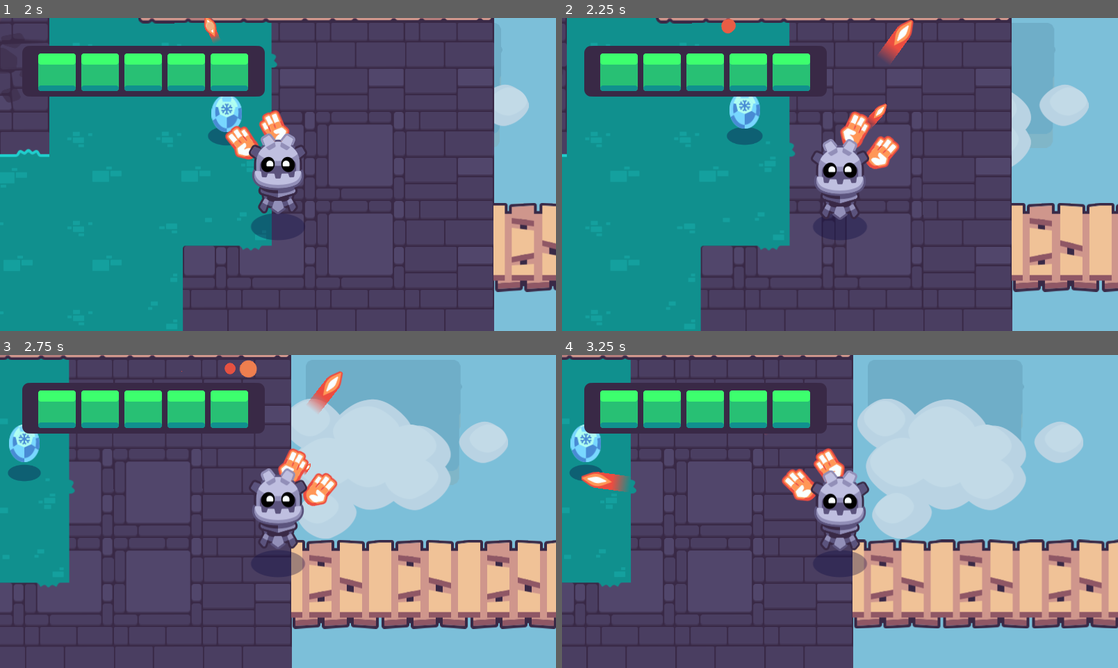
Above: before the commit, frames 1-4 (two rows, left to right).
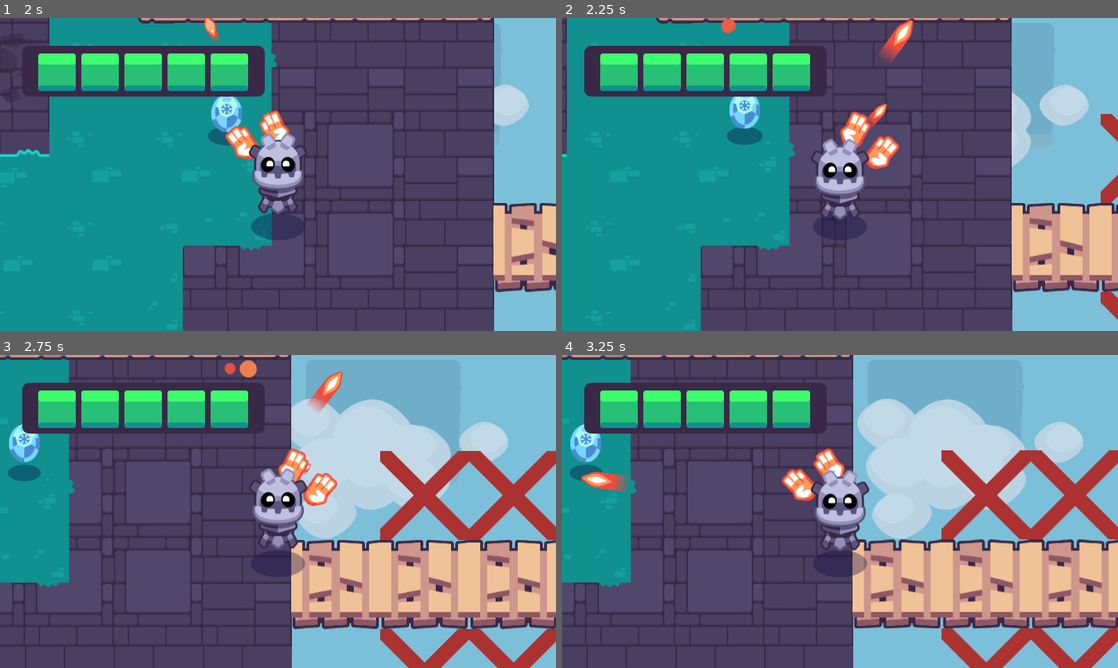
Above: after the commit, the same moments.

Repository: dnskvlnko/2d-GameDev-Course
Game: Godot game, scene res://completed_project.tscn
Same seed, same stepped clock (60 frames per second), same inputs: the game is played once before the commit and once after it. Sound files missing from this copy of the repository are replaced by a short silence.
Inputs (mouse positions are in pixels of both pictures, inside the frame that each line leads up to):
- Up to frame 1 (2 s): tap Enter at 0.5 s; move the mouse to (400, 158) at 0.52 s; hold D (move_right) 0.53-1.25 s; hold Mouse wheel down (cycle_weapon_down) 0.53-1.25 s; click (400, 158) at 0.67 s; drag from (166, 190) to (250, 115) at 1.27 s
- Up to frame 2 (2.25 s): move the mouse to (895, 105) at 2.02 s; press the mouse at (895, 105) at 2.03 s; hold D (move_right) from 2.03 s (still down)
- Up to frame 3 (2.75 s): keep holding D (move_right)
- Up to frame 4 (3.25 s): release D (move_right) at 2.75 s; release the mouse at (895, 442) at 2.75 s; drag from (812, 574) to (745, 370) at 2.77 s

Frame 1 is identical in both runs. In frame 2, 0.6% of the frame differs, in the area x 96-100%, y 30-97%; in frame 3, 5.8%; in frame 4, 5.9%, in the area x 68-100%, y 30-100%.
Error after the commit: Parse Error: Unexpected "Identifier" in class body. (res://game.gd:0)

Commit message:
commit

Diff:
--- a/02.getting-to-know-godot/game.gd
+++ b/02.getting-to-know-godot/game.gd
@@ -1,22 +1,22 @@
-extends Node2D
+extends2D N
+@onready var _playentrol = get_node_or_null("UILayer/UIHealthBar")
+@onready var _invisible_walls := $InvisibleWalls
+r: Pode
+	_invisible_walls.hide()
+yer", fales)
+		_player.coealth_bar:
+		nnect("died", Callable(self, "_o
+@onready var _
+layer = find_child("Plahealth_bar: Co
+func _ready() -> void:
+	if _player:n_Player_died"))
 
-@onready var _player: Player = find_child("Player", false)
-@onready var _health_bar: Control = get_node_or_null("UILayer/UIHealthBar")
-@onready var _invisible_walls := $InvisibleWalls
+	if _h_health_bar.set_health(_player.health)
 
-func _ready() -> void:
-	_invisible_walls.hide()
-
-	if _player:
-		_player.connect("died", Callable(self, "_on_Player_died"))
-
-	if _health_bar:
-		_health_bar.set_health(_player.health)
-
-
-func _on_Player_died() -> void:
-	get_tree().change_scene_to_file("res://game_over.tscn")
-
+n_ree().change_scene_to_file("res://game_over.tscn")
+Player_died() -> void:
+	get_t
+func _o
 
 func _on_player_health_changed(new_health):
 	pass # Replace with function body.
--- a/02.getting-to-know-godot/project.godot
+++ b/02.getting-to-know-godot/project.godot
@@ -149,7 +149,7 @@
 
 [internationalization]
 
-locale/translations_pot_files=PackedStringArray("res://addon …(686 unchanged characters)… om-zero/assemble_path_of_sorcerers_2.gd", "res://addons/godot_tours/tour.gd", "res://tours/godot-first-tour/godot_first_tour.gd", "res://tours/102_assemble_your_first_game/01_add_player_and_rooms/01_add_player_and_rooms.gd", "res://tours/102_assemble_your_first_game/02_add_bridges/02_add_bridges.gd", "res://tours/102_assemble_your_first_game/03_add_sky_and_healthbar/03_add_sky_and_healthbar.gd", "res://tours/102_assemble_your_first_game/04_connect_healthbar_to_player/04_connect_healthbar_to_player.gd", "res://tours/102_assemble_your_first_game/05_add_chest_that_spawns_pickups/05_add_chest_that_spawns_pickups.gd")
+locale/translations_pot_files=PackedStringArray("res://addon …(686 unchanged characters)… om-zero/assemble_path_of_sorcerers_2.gd")
 
 [layer_names]
 
Not shown, changed: 02.getting-to-know-godot/godot_tours.log
Not shown, removed: 02.getting-to-know-godot/godot_tours.log-W1OVsY
